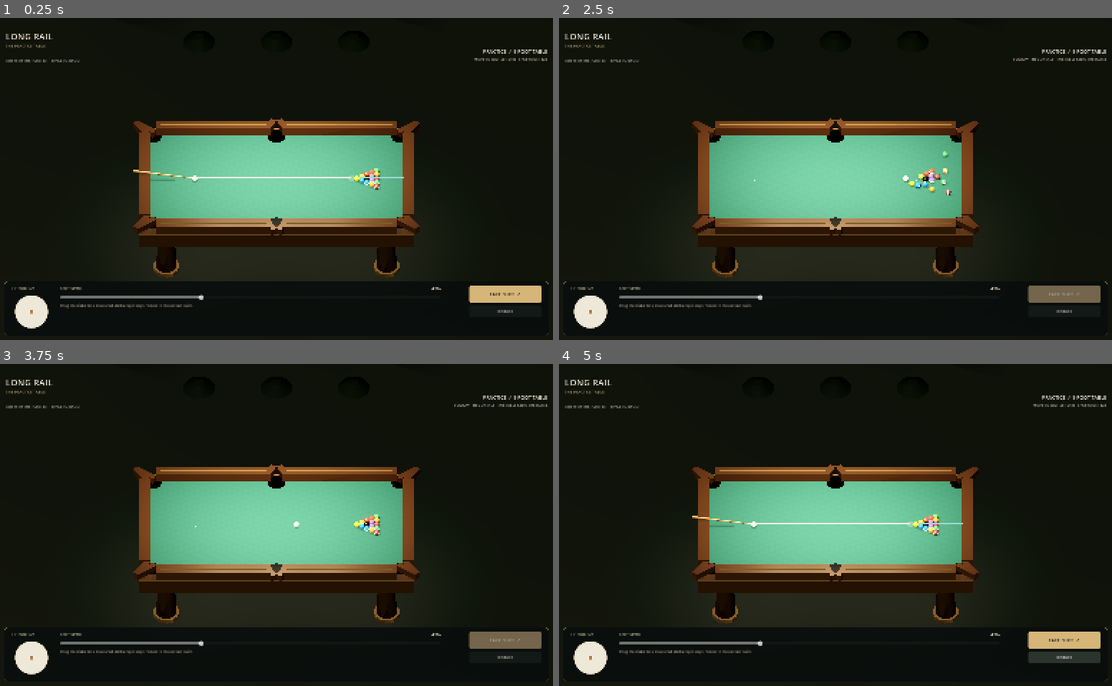
Above: before the commit, frames 1-4 (two rows, left to right).
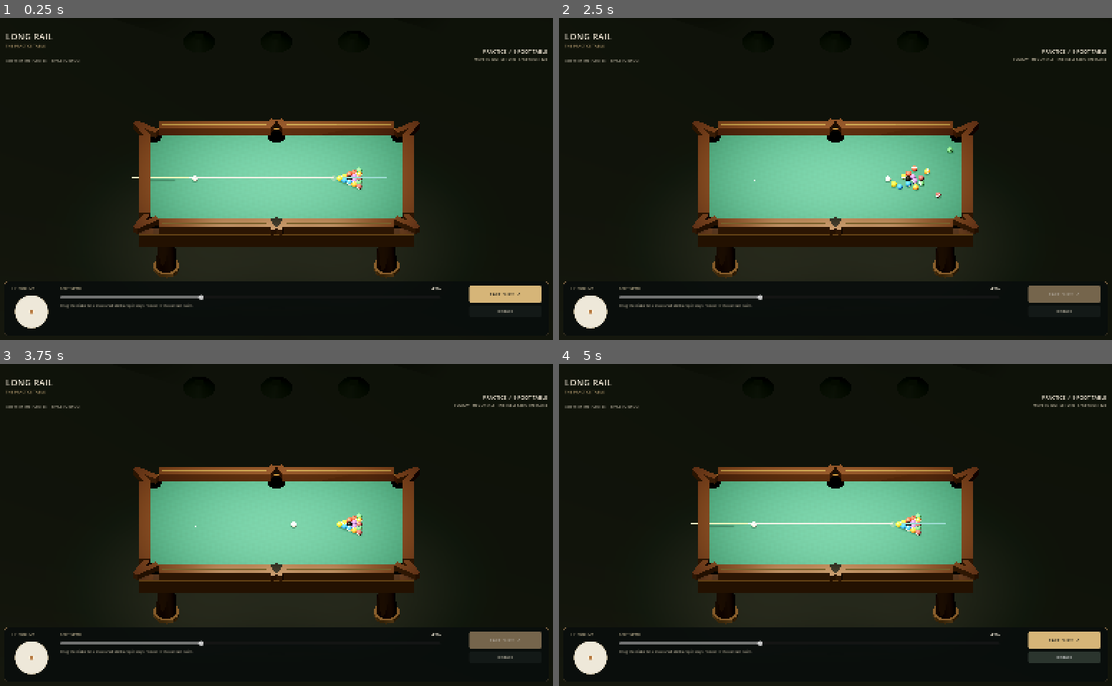
Above: after the commit, the same moments.

Repository: Gauransh23/pool-table-game
Game: Godot game, scene res://scenes/main.tscn
The game is run twice, just before and just after one commit, with the same random seed, the same clock (stepped at 60 frames per second) and the same inputs.
Inputs:
- Up to frame 1 (0.25 s): no input
- Up to frame 2 (2.5 s): click "TAKE SHOT ↗" at 0.5 s; click "RE-RACK" at 1.25 s; click "TAKE SHOT ↗" at 2 s
- Up to frame 3 (3.75 s): click "RE-RACK" at 2.75 s; click "TAKE SHOT ↗" at 3.5 s
- Up to frame 4 (5 s): click "RE-RACK" at 4.25 s

The runs differ from the first frame. In frame 1, 0.7% of the frame differs, in the area x 23-76%, y 32-68%; in frame 2, 0.7%; in frame 3, 0.6%; in frame 4, 0.7%.

Commit message:
Add native physics experiment and review fixes

Diff:
--- a/scripts/app/game_controller.gd
+++ b/scripts/app/game_controller.gd
@@ -33,7 +33,7 @@
 func _process(delta: float) -> void:
 	if _shot_in_motion:
 		stepper.advance(balls, minf(delta, 0.12), physics_config, table)
-		if not _any_ball_moving():
+		if stepper.are_balls_settled(balls, physics_config):
 			_shot_in_motion = false
 			hud.set_can_shoot(true)
 			hud.set_status("BALLS SETTLED · TAKE THE NEXT SHOT")
@@ -85,6 +85,8 @@
 	var cue_speed := 1.8 + power * 6.2
 	var applied := strike_model.apply(cue_ball, aim_direction, cue_speed, spin, 0.0, physics_config)
 	if not applied:
+		if strike_model.last_miscue:
+			hud.set_status("MISCUE · MOVE THE TIP BACK TOWARD CENTER")
 		return
 	_shot_in_motion = true
 	hud.set_can_shoot(false)
@@ -103,14 +105,7 @@
 
 
 func _any_ball_moving() -> bool:
-	for ball in balls:
-		if ball.phase == BallState.Phase.AIRBORNE or ball.phase == BallState.Phase.FALLING:
-			return true
-		if ball.phase == BallState.Phase.OFF_TABLE and ball.height > BallState.OFF_TABLE_TERMINAL_HEIGHT:
-			return true
-		if ball.phase == BallState.Phase.IN_PLAY and (ball.velocity.length() > physics_config.sleep_speed_threshold or ball.angular_velocity.length() > physics_config.sleep_spin_threshold):
-			return true
-	return false
+	return not stepper.are_balls_settled(balls, physics_config)
 
 
 func _cue_ball() -> BallState:
--- a/scripts/game/rack_builder.gd
+++ b/scripts/game/rack_builder.gd
@@ -15,7 +15,7 @@
 	balls.append(BallState.new(0, 0, Vector2(-0.82, 0.0)))
 	var diameter := BallState.RADIUS * 2.0 + 0.00015
 	var row_step := diameter * sqrt(3.0) * 0.5
-	var foot_x := table.half_size.x * 0.64
+	var foot_x := table.half_size.x * 0.5
 	var next_id := 1
 	for row in range(RACK_PATTERN.size()):
 		var numbers: Array = RACK_PATTERN[row]
--- a/scripts/presentation/table_presentation.gd
+++ b/scripts/presentation/table_presentation.gd
@@ -369,7 +369,7 @@
 
 func _update_cue(cue_position: Vector3, direction: Vector2, power: float) -> void:
 	var aim := Vector3(direction.x, 0.0, direction.y).normalized()
-	var elevation := deg_to_rad(10.0)
+	var elevation := 0.0
 	var cue_axis := Vector3(aim.x * cos(elevation), -sin(elevation), aim.z * cos(elevation)).normalized()
 	var retract := 0.025 + clampf(power, 0.0, 1.0) * 0.075
 	var cue_end := cue_position - aim * retract + Vector3.UP * 0.008
--- a/scripts/sim/cue_strike_model.gd
+++ b/scripts/sim/cue_strike_model.gd
@@ -1,7 +1,10 @@
 extends RefCounted
 class_name CueStrikeModel
 
-const MAX_TIP_OFFSET := 0.82
+const MAX_TIP_OFFSET := 0.5
+
+var last_miscue: bool = false
+var last_squirt_angle: float = 0.0
 
 
 func apply(
@@ -12,24 +15,44 @@
 	cue_elevation: float,
 	config: PhysicsConfig
 ) -> bool:
+	last_miscue = false
+	last_squirt_angle = 0.0
 	if direction.length_squared() < 1.0e-10 or cue_speed <= 0.0 or not ball.is_on_table():
+		return false
+	if tip_offset.length() > MAX_TIP_OFFSET + 1.0e-6:
+		last_miscue = true
 		return false
 	var planar_direction := direction.normalized()
 	var elevation := clampf(cue_elevation, 0.0, deg_to_rad(65.0))
 	var axis := Vector3(planar_direction.x * cos(elevation), -sin(elevation), planar_direction.y * cos(elevation)).normalized()
 	var lateral := Vector3(-planar_direction.y, 0.0, planar_direction.x)
-	var tip := tip_offset.limit_length(MAX_TIP_OFFSET)
+	var tip := tip_offset
 	var contact_up := Vector3.UP - axis * Vector3.UP.dot(axis)
 	if contact_up.length_squared() < 1.0e-8:
 		contact_up = Vector3.RIGHT - axis * Vector3.RIGHT.dot(axis)
 	contact_up = contact_up.normalized()
-	var offset_sq := minf(tip.length_squared(), MAX_TIP_OFFSET * MAX_TIP_OFFSET)
+	var offset_sq := tip.length_squared()
 	var normal_component := sqrt(maxf(0.0, 1.0 - offset_sq))
 	var contact_arm := BallState.RADIUS * (-axis * normal_component + lateral * tip.x + contact_up * tip.y)
 	var cue_mass := maxf(0.01, config.cue_mass)
 	var ball_mass := maxf(0.01, config.ball_mass)
-	var impulse_magnitude := (1.0 + config.cue_ball_restitution) * cue_mass * ball_mass / (cue_mass + ball_mass) * cue_speed
-	var impulse := axis * impulse_magnitude
+	var ball_to_cue_mass := ball_mass / cue_mass
+	var denominator := 1.0 + ball_to_cue_mass + 2.5 * offset_sq
+	var energy_discriminant := 1.0 - denominator * (1.0 - config.cue_collision_efficiency) / ball_to_cue_mass
+	if energy_discriminant < 0.0:
+		last_miscue = true
+		return false
+	var ball_speed := cue_speed * (1.0 + sqrt(energy_discriminant)) / denominator
+	if absf(tip.x) > 1.0e-7:
+		var beta := absf(tip.x)
+		var end_mass := maxf(0.001, config.cue_end_mass)
+		var ball_to_end_mass := ball_mass / end_mass
+		var numerator := 2.5 * beta * sqrt(maxf(0.0, 1.0 - beta * beta))
+		var squirt_denominator := 1.0 + ball_to_end_mass + 2.5 * (1.0 - beta * beta)
+		last_squirt_angle = signf(tip.x) * atan(numerator / squirt_denominator)
+	var squirted_planar := planar_direction.rotated(-last_squirt_angle)
+	var impulse_axis := Vector3(squirted_planar.x * cos(elevation), axis.y, squirted_planar.y * cos(elevation)).normalized()
+	var impulse := impulse_axis * ball_mass * ball_speed
 	var inertia := 0.4 * ball_mass * BallState.RADIUS * BallState.RADIUS
 	var new_linear := Vector3(ball.velocity.x, ball.vertical_velocity, ball.velocity.y) + impulse / ball_mass
 	ball.velocity = Vector2(new_linear.x, new_linear.z)
--- a/scripts/sim/physics_config.gd
+++ b/scripts/sim/physics_config.gd
@@ -12,7 +12,7 @@
 var cushion_friction: float = 0.12
 var sliding_friction: float = 0.19
 var rolling_resistance: float = 0.012
-var spin_decay_rate: float = 0.08
+var spinning_friction: float = 0.0127
 var sleep_speed_threshold: float = 0.012
 var sleep_spin_threshold: float = 0.08
 var max_speed: float = 14.0
@@ -22,4 +22,5 @@
 # A compact, measured-momentum strike model. Cue and tip details remain calibration
 # work; these values are exposed so Pure Lab can record the exact inputs.
 var cue_mass: float = 0.52
-var cue_ball_restitution: float = 0.72
+var cue_collision_efficiency: float = 0.87
+var cue_end_mass: float = 0.008
--- a/scripts/sim/physics_stepper.gd
+++ b/scripts/sim/physics_stepper.gd
@@ -18,13 +18,13 @@
 		step_fixed(balls, config.fixed_step, config, table)
 		_accumulator -= config.fixed_step
 		ticks += 1
-	tick_count += 1
 	return ticks
 
 
 func step_fixed(balls: Array, delta: float, config: PhysicsConfig, table: TableSpec) -> void:
 	if delta <= 0.0:
 		return
+	tick_count += 1
 	var fastest := 0.0
 	for ball in balls:
 		if ball.is_on_table():
@@ -60,6 +60,17 @@
 	)
 
 
+func are_balls_settled(balls: Array, config: PhysicsConfig) -> bool:
+	for ball in balls:
+		if ball.phase == BallState.Phase.AIRBORNE or ball.phase == BallState.Phase.FALLING:
+			return false
+		if ball.phase == BallState.Phase.OFF_TABLE and ball.height > BallState.OFF_TABLE_TERMINAL_HEIGHT:
+			return false
+		if ball.phase == BallState.Phase.IN_PLAY and (ball.velocity.length() > config.sleep_speed_threshold or ball.angular_velocity.length() > config.sleep_spin_threshold):
+			return false
+	return true
+
+
 func _integrate_balls(balls: Array, delta: float, config: PhysicsConfig, table: TableSpec) -> void:
 	for ball in balls:
 		if ball.phase == BallState.Phase.POCKETED:
@@ -127,9 +138,17 @@
 	else:
 		var speed := ball.velocity.length()
 		if speed > 1.0e-7:
-			var rolling_impulse := minf(config.rolling_resistance * mass * config.gravity * delta, speed * mass)
-			_apply_cloth_impulse(ball, -ball.velocity.normalized() * rolling_impulse, inertia, mass)
-	ball.angular_velocity.y *= exp(-config.spin_decay_rate * delta)
+			var new_speed := maxf(0.0, speed - config.rolling_resistance * config.gravity * delta)
+			ball.velocity = ball.velocity.normalized() * new_speed
+			ball.angular_velocity.x = ball.velocity.y / BallState.RADIUS
+			ball.angular_velocity.z = -ball.velocity.x / BallState.RADIUS
+		else:
+			ball.velocity = Vector2.ZERO
+			ball.angular_velocity.x = 0.0
+			ball.angular_velocity.z = 0.0
+	var spin_speed := absf(ball.angular_velocity.y)
+	var spin_deceleration := 5.0 * config.spinning_friction * config.gravity / (2.0 * BallState.RADIUS)
+	ball.angular_velocity.y = signf(ball.angular_velocity.y) * maxf(0.0, spin_speed - spin_deceleration * delta)
 
 
 func _apply_cloth_impulse(ball: BallState, planar_impulse: Vector2, inertia: float, mass: float) -> void:
@@ -185,13 +204,13 @@
 
 func _resolve_rails(ball: BallState, config: PhysicsConfig, table: TableSpec) -> bool:
 	var touched := false
-	var ball_center := Vector3(ball.position.x, ball.height, ball.position.y)
 	var ball_velocity := Vector3(ball.velocity.x, ball.vertical_velocity, ball.velocity.y)
 	var mass := config.ball_mass
 	var inertia := 0.4 * mass * BallState.RADIUS * BallState.RADIUS
 	var nose_offset := table.cushion_nose_height - ball.height
 	if absf(nose_offset) >= BallState.RADIUS:
 		return false
+	var horizontal_radius := sqrt(BallState.RADIUS * BallState.RADIUS - nose_offset * nose_offset)
 	for segment in table.rail_segments():
 		var a: Vector2 = segment["a"]
 		var b: Vector2 = segment["b"]
@@ -199,19 +218,21 @@
 		var closest := Geometry2D.get_closest_point_to_segment(ball.position, a, b)
 		var offset := ball.position - closest
 		var signed_distance := offset.dot(inward)
-		if signed_distance < -0.001 or offset.length_squared() >= BallState.RADIUS * BallState.RADIUS:
+		if signed_distance < -0.001 or offset.length_squared() >= horizontal_radius * horizontal_radius:
 			continue
 		var planar_normal := offset.normalized() if offset.length_squared() > CONTACT_EPSILON else inward
 		if planar_normal.dot(inward) < 0.0:
 			planar_normal = inward
-		var normal := Vector3(planar_normal.x, 0.0, planar_normal.y)
+		var normal := Vector3(
+			planar_normal.x * horizontal_radius / BallState.RADIUS,
+			-nose_offset / BallState.RADIUS,
+			planar_normal.y * horizontal_radius / BallState.RADIUS
+		)
 		var distance := offset.length()
-		var correction := maxf(0.0, BallState.RADIUS - distance)
+		var correction := maxf(0.0, horizontal_radius - distance)
 		ball.position += planar_normal * correction
-		# WPA's recommended nose height is about 63.5% of a ball diameter.
-		# In this center-relative contact model that is 0.27 ball radii above center.
-		var arm_horizontal := sqrt(maxf(0.0, BallState.RADIUS * BallState.RADIUS - nose_offset * nose_offset))
-		var arm := Vector3(-planar_normal.x * arm_horizontal, nose_offset, -planar_normal.y * arm_horizontal)
+		# The cushion normal is radial to the ball at the WPA nose height, not horizontal.
+		var arm := Vector3(-planar_normal.x * horizontal_radius, nose_offset, -planar_normal.y * horizontal_radius)
 		var contact_velocity := ball_velocity + ball.angular_velocity.cross(arm)
 		var normal_speed := contact_velocity.dot(normal)
 		if normal_speed < 0.0:
--- a/scripts/sim/table_spec.gd
+++ b/scripts/sim/table_spec.gd
@@ -9,13 +9,28 @@
 var side_mouth: float = 0.129
 var pocket_depth: float = 0.13
 var cushion_nose_height: float = BallState.RADIUS * 1.27
+var _cached_segments: Array[Dictionary] = []
+var _cached_half_size: Vector2 = Vector2.ZERO
+var _cached_corner_mouth: float = -1.0
+var _cached_side_mouth: float = -1.0
+var _cached_pocket_depth: float = -1.0
 
 
 func rail_segments() -> Array[Dictionary]:
+	if _cached_segments.is_empty() or _cached_half_size != half_size or not is_equal_approx(_cached_corner_mouth, corner_mouth) or not is_equal_approx(_cached_side_mouth, side_mouth) or not is_equal_approx(_cached_pocket_depth, pocket_depth):
+		_cached_segments = _build_rail_segments()
+		_cached_half_size = half_size
+		_cached_corner_mouth = corner_mouth
+		_cached_side_mouth = side_mouth
+		_cached_pocket_depth = pocket_depth
+	return _cached_segments
+
+
+func _build_rail_segments() -> Array[Dictionary]:
 	var segments: Array[Dictionary] = []
 	var half_x := half_size.x
 	var half_z := half_size.y
-	var corner_gap := corner_mouth * 0.5
+	var corner_gap := corner_mouth / sqrt(2.0)
 	var side_gap := side_mouth * 0.5
 	for side_sign in [-1, 1]:
 		var side_sign_value: float = float(side_sign)
@@ -67,7 +82,7 @@
 func _add_corner_jaws(segments: Array[Dictionary]) -> void:
 	var half_x := half_size.x
 	var half_z := half_size.y
-	var mouth_half := corner_mouth * 0.5
+	var mouth_half := corner_mouth / sqrt(2.0)
 	var throat_offset := pocket_depth
 	for x_sign in [-1.0, 1.0]:
 		for z_sign in [-1.0, 1.0]:
--- a/scripts/ui/spin_pad.gd
+++ b/scripts/ui/spin_pad.gd
@@ -2,6 +2,8 @@
 class_name SpinPad
 
 signal spin_changed(value: Vector2)
+
+const MAX_STABLE_TIP_OFFSET := 0.5
 
 var spin: Vector2 = Vector2.ZERO
 var _radius: float = 0.0
@@ -29,7 +31,7 @@
 	if radius <= 0.0:
 		return Vector2.ZERO
 	var screen_offset := point - control_size * 0.5
-	return Vector2(screen_offset.x / radius, -screen_offset.y / radius).limit_length(0.72)
+	return Vector2(screen_offset.x / radius, -screen_offset.y / radius).limit_length(MAX_STABLE_TIP_OFFSET)
 
 
 func _gui_input(event: InputEvent) -> void:
--- /dev/null
+++ b/tests/benchmark_breaks.gd
@@ -0,0 +1,40 @@
+extends SceneTree
+
+const BallState = preload("res://scripts/sim/ball_state.gd")
+const PhysicsConfig = preload("res://scripts/sim/physics_config.gd")
+const PhysicsStepper = preload("res://scripts/sim/physics_stepper.gd")
+const TableSpec = preload("res://scripts/sim/table_spec.gd")
+const CueStrikeModel = preload("res://scripts/sim/cue_strike_model.gd")
+const RackBuilder = preload("res://scripts/game/rack_builder.gd")
+
+const TRIALS := 3
+const SIMULATED_SECONDS := 4.0
+const RENDER_HZ := 60.0
+
+
+func _initialize() -> void:
+	call_deferred("_run")
+
+
+func _run() -> void:
+	for trial in range(TRIALS):
+		var table := TableSpec.new()
+		var config := PhysicsConfig.new()
+		var balls: Array[BallState] = RackBuilder.create_eight_ball_rack(table)
+		var cue_ball: BallState = balls[0]
+		CueStrikeModel.new().apply(cue_ball, Vector2.RIGHT, 7.5, Vector2(0.0, 0.0), 0.0, config)
+		var stepper := PhysicsStepper.new()
+		var frame_count := int(SIMULATED_SECONDS * RENDER_HZ)
+		var start_usec := Time.get_ticks_usec()
+		for frame in range(frame_count):
+			stepper.advance(balls, 1.0 / RENDER_HZ, config, table)
+		var elapsed_usec := Time.get_ticks_usec() - start_usec
+		var expected_ticks := int(SIMULATED_SECONDS / config.fixed_step)
+		print("trial=%d simulated_seconds=%.2f wall_ms=%.3f expected_fixed_ticks=%d reported_tick_count=%d" % [
+			trial + 1,
+			SIMULATED_SECONDS,
+			float(elapsed_usec) / 1000.0,
+			expected_ticks,
+			stepper.tick_count,
+		])
+	quit(0)
--- a/tests/run.gd
+++ b/tests/run.gd
@@ -23,6 +23,7 @@
 	_test_equal_mass_head_on_collision_transfers_motion()
 	_test_sliding_friction_transitions_to_rolling_without_reversal()
 	_test_cushion_contact_reverses_normal_motion()
+	_test_cushion_normal_is_radial_and_press_downward()
 	_test_fixed_step_results_ignore_frame_chunking()
 	_test_center_strike_has_no_spin_and_top_strike_adds_follow()
 	_test_side_pocket_is_a_drop_event_not_a_trigger_teleport()
@@ -36,6 +37,13 @@
 	_test_legal_called_eight_wins_after_group_is_cleared()
 	_test_open_table_temporary_group_claim_can_win_on_eight()
 	_test_open_table_eight_first_is_foul_without_a_cleared_group()
+	_test_rolling_resistance_matches_constant_deceleration()
+	_test_sliding_to_rolling_matches_analytic_stun_reference()
+	_test_sidespin_has_bounded_constant_torque_decay()
+	_test_corner_pocket_mouth_matches_jaw_tip_geometry()
+	_test_off_center_cue_speed_and_energy_follow_alciatore_tp_a30()
+	_test_cue_squirt_matches_endmass_model()
+	_test_out_of_range_tip_reports_miscue()
 	_test_called_safety_passes_turn_after_legal_pot()
 	_test_legal_break_pot_keeps_table_open_and_shooter_at_table()
 	_test_legal_break_without_a_pot_passes_turn()
@@ -101,6 +109,22 @@
 		"cushion contact keeps the ball inside the playing boundary")
 
 
+func _test_cushion_normal_is_radial_and_press_downward() -> void:
+	var config = _quiet_config()
+	config.cushion_friction = 0.0
+	var table = TableSpec.new()
+	var nose_offset: float = table.cushion_nose_height - BallState.RADIUS
+	var horizontal_radius: float = sqrt(BallState.RADIUS * BallState.RADIUS - nose_offset * nose_offset)
+	var ball = BallState.new(0, 1, Vector2(table.half_size.x - horizontal_radius + 0.0001, 0.0))
+	ball.velocity = Vector2(2.0, 0.0)
+	var stepper = PhysicsStepper.new()
+	stepper.step_fixed([ball], 0.0001, config, table)
+	_assert_true(ball.velocity.x < 2.0, "cushion normal impulse slows the incoming ball")
+	_assert_near(ball.angular_velocity.length(), 0.0, 1.0e-4,
+		"frictionless cushion normal passes through the ball center without inventing spin")
+	_assert_true(ball.vertical_velocity < 0.0, "inclined cushion normal presses into the table cloth")
+
+
 func _test_fixed_step_results_ignore_frame_chunking() -> void:
 	var config = _quiet_config()
 	config.sliding_friction = 0.17
@@ -117,6 +141,8 @@
 		"fixed simulation gives identical position across render-frame chunking")
 	_assert_near(one_frame_ball.velocity.distance_to(split_frame_ball.velocity), 0.0, 1.0e-9,
 		"fixed simulation gives identical velocity across render-frame chunking")
+	_assert_true(one_frame_stepper.tick_count == 240 and split_frame_stepper.tick_count == 240,
+		"tick counter records fixed simulation steps rather than render calls")
 
 
 func _test_center_strike_has_no_spin_and_top_strike_adds_follow() -> void:
@@ -158,13 +184,16 @@
 
 
 func _test_eight_ball_rack_has_sixteen_separate_states() -> void:
-	var balls: Array[BallState] = RackBuilder.create_eight_ball_rack(TableSpec.new())
+	var table = TableSpec.new()
+	var balls: Array[BallState] = RackBuilder.create_eight_ball_rack(table)
 	_assert_true(balls.size() == 16, "eight-ball rack contains the cue ball and fifteen object balls")
 	var numbers := {}
 	for ball in balls:
 		numbers[ball.number] = true
 	_assert_true(numbers.size() == 16, "rack contains each ball number exactly once")
 	_assert_true(numbers.has(8), "eight ball is present in the center row")
+	_assert_near(balls[1].position.x, table.half_size.x * 0.5, 1.0e-7,
+		"rack apex is placed on the WPA foot spot")
 
 
 func _test_nine_foot_table_uses_wpa_playing_surface_and_pocket_ranges() -> void:
@@ -278,6 +307,128 @@
 	var result = EightBallRules.new().apply_shot(match_state, shot)
 	_assert_true(result["foul"] and result["foul_reason"] == "wrong_ball_first",
 		"open-table eight-first contact fouls when no group is cleared")
+
+
+func _test_rolling_resistance_matches_constant_deceleration() -> void:
+	var config = _quiet_config()
+	config.rolling_resistance = 0.012
+	var ball = BallState.new(0, 0, Vector2.ZERO)
+	ball.velocity = Vector2(0.5, 0.0)
+	ball.angular_velocity.z = -ball.velocity.x / BallState.RADIUS
+	var stepper = PhysicsStepper.new()
+	stepper.advance([ball], 1.0, config, TableSpec.new())
+	var expected_speed: float = 0.5 - config.rolling_resistance * config.gravity
+	var expected_distance: float = 0.5 - 0.5 * config.rolling_resistance * config.gravity
+	_assert_near(ball.velocity.x, expected_speed, 0.005,
+		"pure rolling decelerates at rolling_resistance times gravity")
+	_assert_near(ball.position.x, expected_distance, 0.002,
+		"rolling distance follows constant-deceleration kinematics")
+	stepper.advance([ball], 5.0, config, TableSpec.new())
+	var expected_stop_distance: float = 0.5 * 0.5 / (2.0 * config.rolling_resistance * config.gravity)
+	_assert_near(ball.velocity.length(), 0.0, 0.001, "rolling ball eventually stops")
+	_assert_near(ball.position.x, expected_stop_distance, 0.003,
+		"rolling stopping distance follows the analytic result")
+
+
+func _test_sliding_to_rolling_matches_analytic_stun_reference() -> void:
+	var config = _quiet_config()
+	config.sliding_friction = 0.2
+	var transition_time := 80.0 / 480.0
+	var initial_speed: float = transition_time * 7.0 * config.sliding_friction * config.gravity / 2.0
+	var ball = BallState.new(0, 0, Vector2.ZERO)
+	ball.velocity = Vector2(initial_speed, 0.0)
+	var stepper = PhysicsStepper.new()
+	stepper.advance([ball], transition_time, config, TableSpec.new())
+	var expected_speed: float = 5.0 / 7.0 * initial_speed
+	var expected_distance: float = 12.0 * initial_speed * initial_speed / (49.0 * config.sliding_friction * config.gravity)
+	_assert_near(ball.velocity.x, expected_speed, 0.01, "stun-to-roll final speed follows the 5/7 reference")
+	_assert_near(ball.position.x, expected_distance, 0.002, "stun-to-roll displacement matches analytic reference")
+
+
+func _test_sidespin_has_bounded_constant_torque_decay() -> void:
+	var config = PhysicsConfig.new()
+	var spin_friction_reference := 0.0127
+	var initial_spin := 30.0
+	var angular_deceleration: float = 5.0 * spin_friction_reference * config.gravity / (2.0 * BallState.RADIUS)
+	var ball = BallState.new(0, 0, Vector2.ZERO)
+	ball.angular_velocity.y = initial_spin
+	var stepper = PhysicsStepper.new()
+	stepper.advance([ball], 1.0, config, TableSpec.new())
+	_assert_near(ball.angular_velocity.y, initial_spin - angular_deceleration, 0.05,
+		"sidespin loses angular speed at a bounded frictional rate")
+	stepper.advance([ball], 2.0, config, TableSpec.new())
+	_assert_near(ball.angular_velocity.y, 0.0, 0.08,
+		"in-place sidespin settles within a few seconds")
+
+
+func _test_corner_pocket_mouth_matches_jaw_tip_geometry() -> void:
+	var table = TableSpec.new()
+	var corner_tips: Array[Vector2] = []
+	for segment in table.rail_segments():
+		if not segment["jaw"]:
+			continue
+		var tip: Vector2 = segment["a"]
+		if absf(tip.x) <= table.half_size.x * 0.7 or absf(tip.y) <= table.half_size.y * 0.7:
+			continue
+		corner_tips.append(tip)
+	var corner_count := 0
+	for x_sign in [-1.0, 1.0]:
+		for z_sign in [-1.0, 1.0]:
+			var tips: Array[Vector2] = []
+			for tip in corner_tips:
+				if signf(tip.x) == x_sign and signf(tip.y) == z_sign:
+					tips.append(tip)
+			corner_count += 1 if tips.size() == 2 else 0
+			_assert_true(tips.size() == 2, "each corner has two jaw tips")
+			var actual_mouth: float = tips[0].distance_to(tips[1]) if tips.size() == 2 else 0.0
+			_assert_true(actual_mouth >= 0.1143 and actual_mouth <= 0.1175,
+				"corner mouth tip-to-tip width remains within the WPA range")
+	_assert_true(corner_count == 4, "four physical corner jaw pairs are generated")
+
+
+func _test_off_center_cue_speed_and_energy_follow_alciatore_tp_a30() -> void:
+	var config = _quiet_config()
+	var cue_speed := 5.0
+	var ball_to_cue_mass: float = config.ball_mass / config.cue_mass
+	var offset_fraction: float = CueStrikeModel.MAX_TIP_OFFSET
+	var efficiency: float = 0.87
+	var denominator: float = 1.0 + ball_to_cue_mass + 2.5 * offset_fraction * offset_fraction
+	var discriminant: float = 1.0 - denominator * (1.0 - efficiency) / ball_to_cue_mass
+	var expected_speed: float = cue_speed * (1.0 + sqrt(discriminant)) / denominator
+	var ball = BallState.new(0, 0, Vector2.ZERO)
+	var strike = CueStrikeModel.new()
+	strike.apply(ball, Vector2.RIGHT, cue_speed, Vector2(offset_fraction, 0.0), 0.0, config)
+	var ball_energy: float = 0.5 * config.ball_mass * Vector3(ball.velocity.x, ball.vertical_velocity, ball.velocity.y).length_squared()
+	ball_energy += 0.5 * BallState.INERTIA * ball.angular_velocity.length_squared()
+	var cue_energy: float = 0.5 * config.cue_mass * cue_speed * cue_speed
+	_assert_true(ball_energy <= cue_energy * efficiency * 1.0001,
+		"cue strike transfers no more kinetic energy than the cue supplied")
+	_assert_near(ball.velocity.length(), expected_speed, 0.02,
+		"off-center cue speed follows the effective-mass impact model")
+
+
+func _test_cue_squirt_matches_endmass_model() -> void:
+	var config = _quiet_config()
+	var cue_end_mass: float = 0.008
+	var ball_mass: float = config.ball_mass
+	var offset_fraction: float = 0.5
+	var denominator: float = 1.0 + ball_mass / cue_end_mass + 2.5 * (1.0 - offset_fraction * offset_fraction)
+	var expected_angle: float = atan((2.5 * offset_fraction * sqrt(1.0 - offset_fraction * offset_fraction)) / denominator)
+	var ball = BallState.new(0, 0, Vector2.ZERO)
+	var strike = CueStrikeModel.new()
+	strike.apply(ball, Vector2.RIGHT, 5.0, Vector2(offset_fraction, 0.0), 0.0, config)
+	var actual_angle: float = atan2(-ball.velocity.y, ball.velocity.x)
+	_assert_near(actual_angle, expected_angle, 0.002,
+		"side-tip offset produces squirt consistent with the cue end-mass formula")
+
+
+func _test_out_of_range_tip_reports_miscue() -> void:
+	var config = _quiet_config()
+	var ball = BallState.new(0, 0, Vector2.ZERO)
+	var strike = CueStrikeModel.new()
+	var applied := strike.apply(ball, Vector2.RIGHT, 4.0, Vector2(0.6, 0.0), 0.0, config)
+	_assert_true(not applied and strike.last_miscue, "tip beyond stable offset is reported as a miscue")
+	_assert_near(ball.velocity.length(), 0.0, 1.0e-8, "rejected miscue does not masquerade as a clean strike")
 
 
 func _test_called_safety_passes_turn_after_legal_pot() -> void:
@@ -494,7 +645,7 @@
 	config.fixed_step = 1.0 / 480.0
 	config.sliding_friction = 0.0
 	config.rolling_resistance = 0.0
-	config.spin_decay_rate = 0.0
+	config.spinning_friction = 0.0
 	config.ball_restitution = 0.98
 	config.ball_friction = 0.04
 	config.cushion_restitution = 0.86
Not shown, added: tests/benchmark_breaks.gd.uid
Not shown, changed: ARCHITECTURE.md
Not shown, changed: DECISIONS.md
Not shown, changed: PERFORMANCE.md
Not shown, changed: PHYSICS_VALIDATION.md
Not shown, changed: PROJECT_STATE.md
Not shown, changed: QA_STATUS.md
Not shown, changed: RESEARCH_NOTES.md
Not shown, added: native/include/longrail/physics_core.hpp
Not shown, added: native/src/physics_core.cpp
Not shown, added: native/tests/physics_core_tests.cpp
Not shown, added: tools/fetch_godot.sh
(and 2 more such lines)
